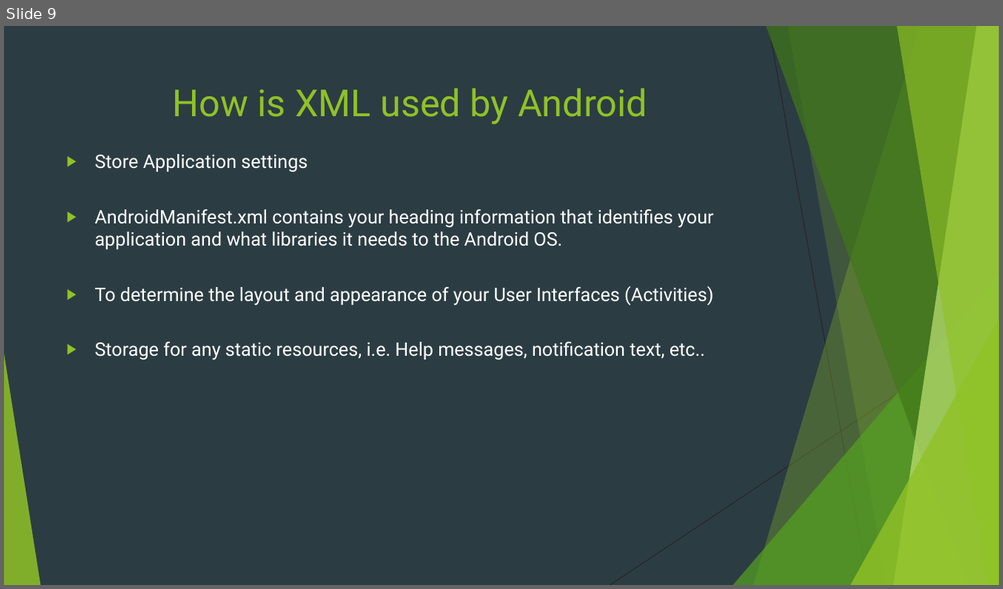
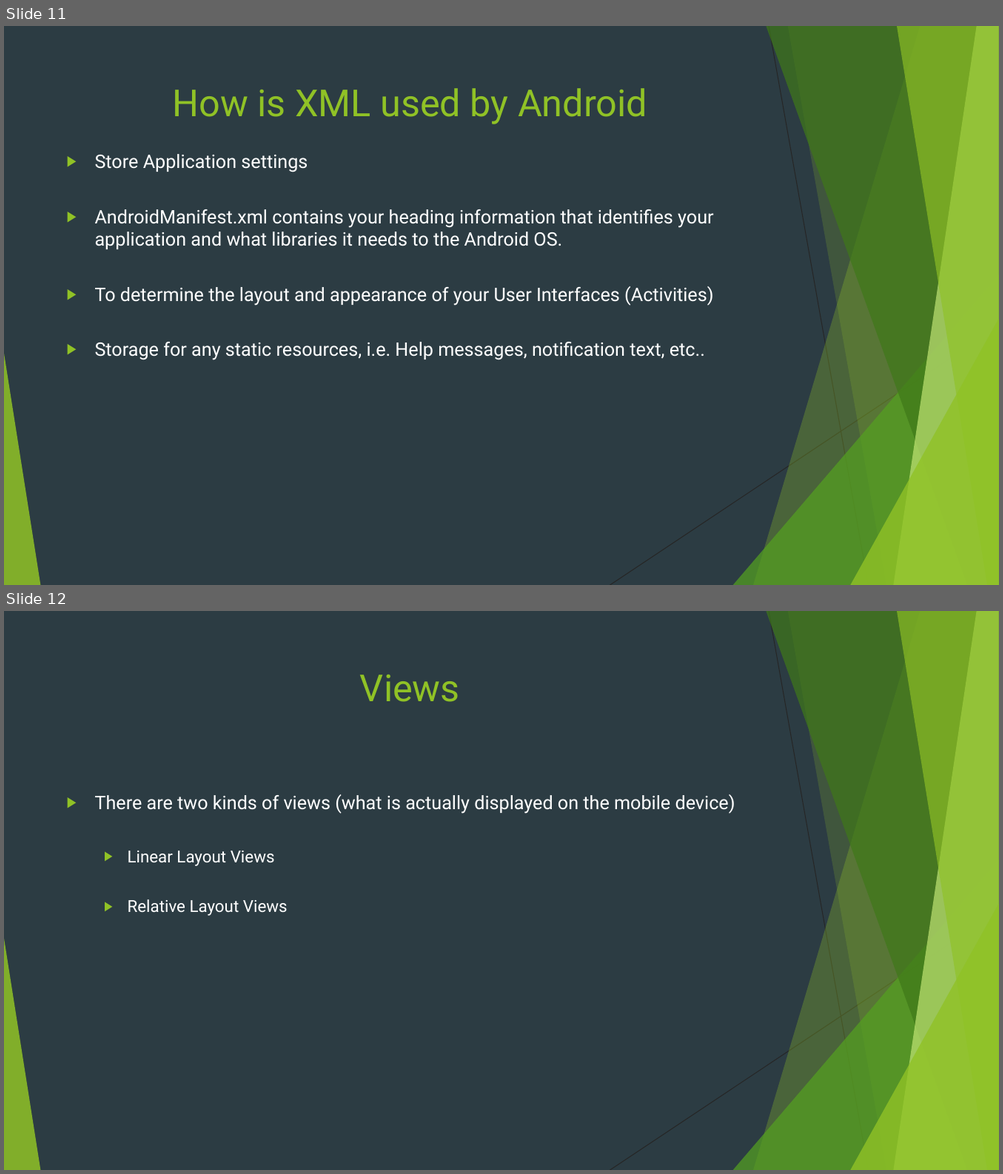
Before and after one commit to Sylvia-Olliff/XML-class, a slide deck: XML for Android.pptx. Shown one above the other, each under a label of ours: slide 9 before the commit, slides 11 and 12 after it. The pictures are 1003x589 and 1003x1174 pixels, drawn with LibreOffice and Linux fonts; fonts in the diff are those of the drawing. Boxes give left, top, right and bottom in pixels: in the first picture for what was removed or moved away, otherwise in the second. Text is boxed around its words. In the diff, an @@ line names an element or a change of style, - is before the commit and + after.

```diff
--- a/XML for Android.pptx
+++ b/XML for Android.pptx
@@ slide 12 added at [4,611,999,1170], background #2C3C43; not listed: 10 template elements that a slide beside it also shows @@
@@ title added at [360,675,460,702], 36 pt, text #90C226 @@
+Views
@@ text added at [95,795,735,916], 18 pt, text #FFFFFF @@
+▶ There are two kinds of views (what is actually displayed on the mobile device)
+  ▶ Linear Layout Views
+  ▶ Relative Layout Views
@@ what was slide 9 is now slide 11 @@
```
Also in this commit, not shown: 3 slides changed, 7 other slides added.
